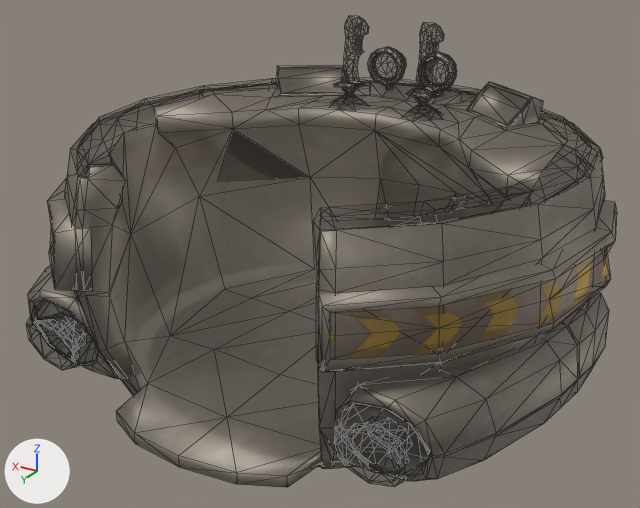
Before and after pictures for a commit that changed the Blender file 3DObjects/Eggman/Modified/Pod.blend.
Both versions are drawn from a 50 mm camera at (-165.0, 282.0, 178.0) aimed at (4.0, 0.0, 37.0). The axes (+X, +Y, +Z) are drawn at lower left. The lights are the same throughout. Mesh edges are drawn as thin lines.

The first picture shows 'Pod'.
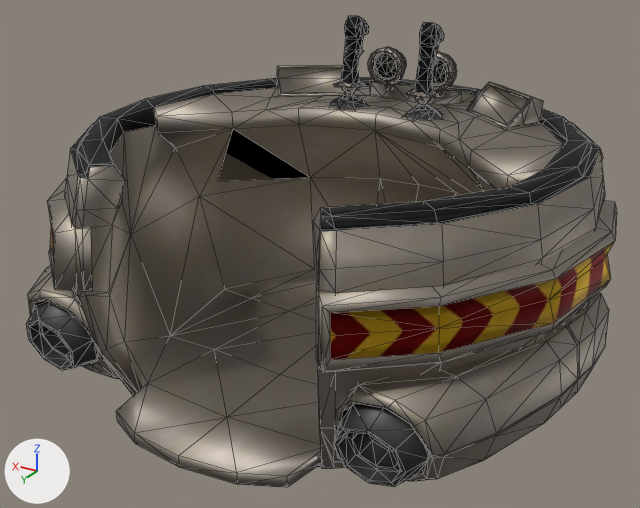
Commit message: make eggman model work better

Changed parts and their boxes [x1, y1, x2, y2] in the pictures (640 x 508 px):
'Pod', recoloured
    both: [26, 16, 611, 487]

The edits, one by one:
Material 'M_Eggpod' (mat_m_eggpod) is new.
Its texture is img_envsamplertex.
Its metallic is 1.0.
Its roughness is 0.553.
Its specular ior level is 1.0.
me_eggman_002 has 1784 vertices, 3264 faces and spans x -0.98..0.98, y -0.98..0.88, z -0.35..1.11.
me_eggman_002 no longer uses material mat_material__26.
me_eggman_002 now uses material mat_m_eggpod (picture img_envsamplertex).
